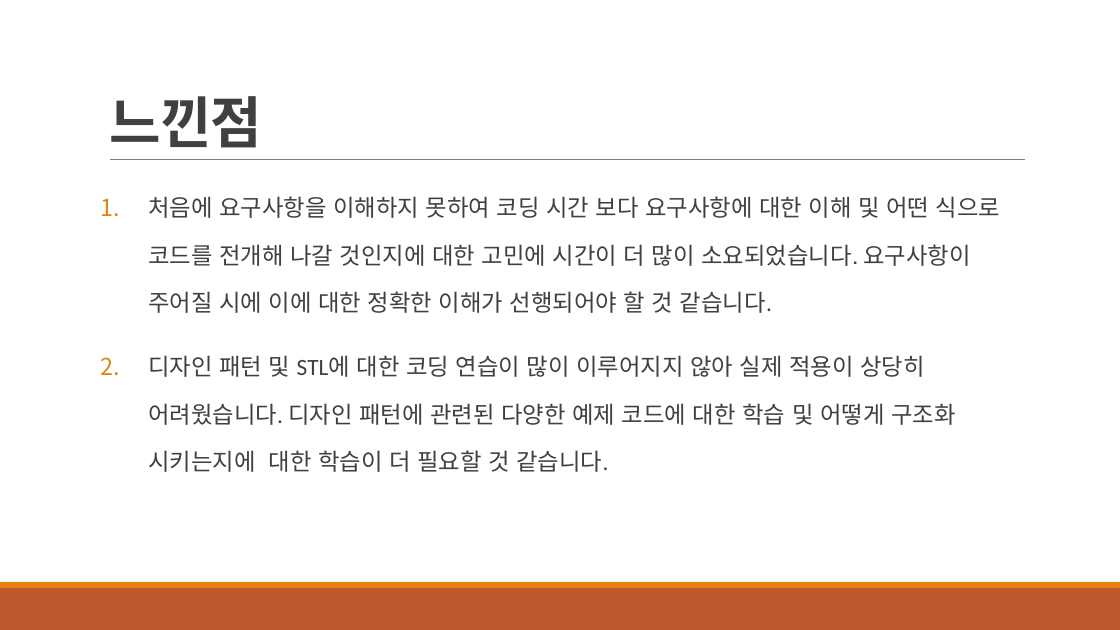
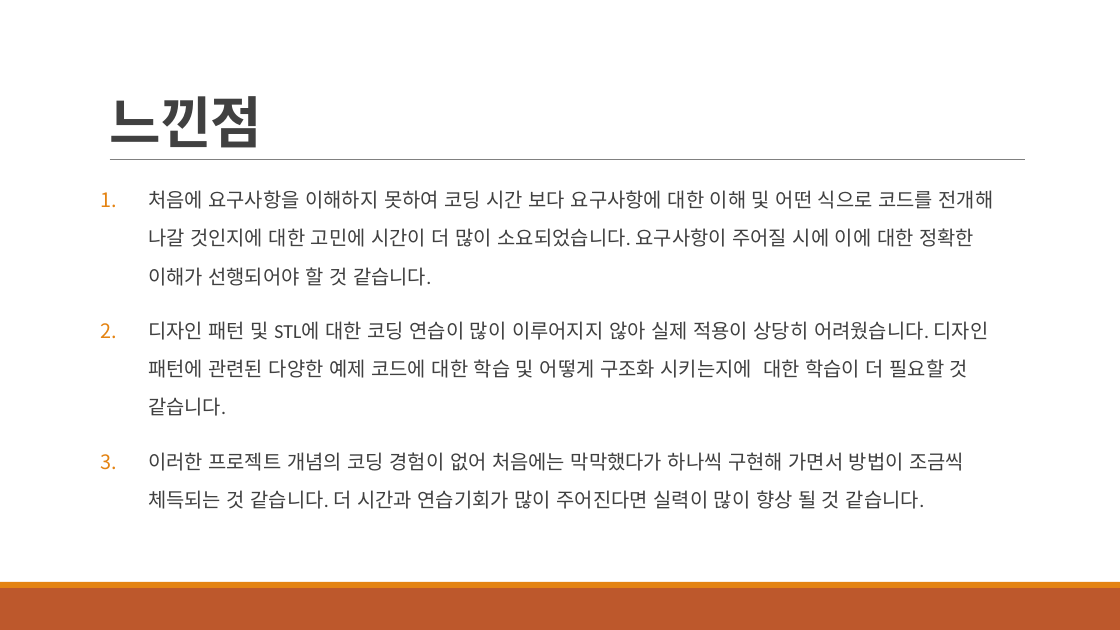
Before and after one commit to tjjeon/tjjeon1019, a slide deck: slide 18 of 전태준_C++프로젝트(201022).pptx. Drawn at 1120x630 pixels with LibreOffice and Linux fonts; fonts in the diff are those of the drawing. Boxes give left, top, right and bottom in pixels: in the first picture for what was removed or moved away, otherwise in the second. Text is boxed around its words. In the diff, an @@ line names an element or a change of style, - is before the commit and + after.

```diff
--- a/전태준_C++프로젝트(201022).pptx
+++ b/전태준_C++프로젝트(201022).pptx
@@ text at (148,190,994,416): size 20 to 17 pt in "처음에 요구사항을 이해하지 못하여 코딩 시간 보다 ...", "디자인 패턴 및 STL에 대한 코딩 연습이 ..."; line spacing 1.7 to 1.6 @@
@@ text at (148,452,964,509): paragraph added @@
+3. 이러한 프로젝트 개념의 코딩 경험이 없어 처음에는 막막했다가 하나씩 구현해 가면서 방법이 조금씩 체득되는 것 같습니다. 더 시간과 연습기회가 많이 주어진다면 실력이 많이 향상 될 것 같습니다.
```
Also in this commit, not shown: 2 other slides changed.
